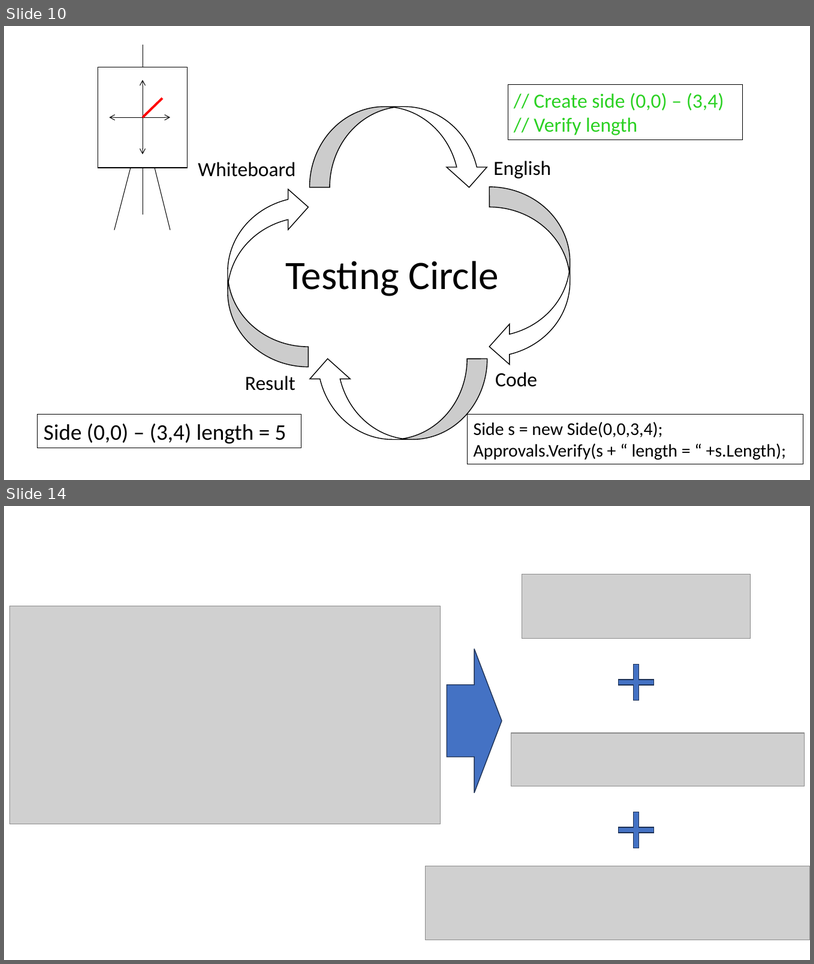
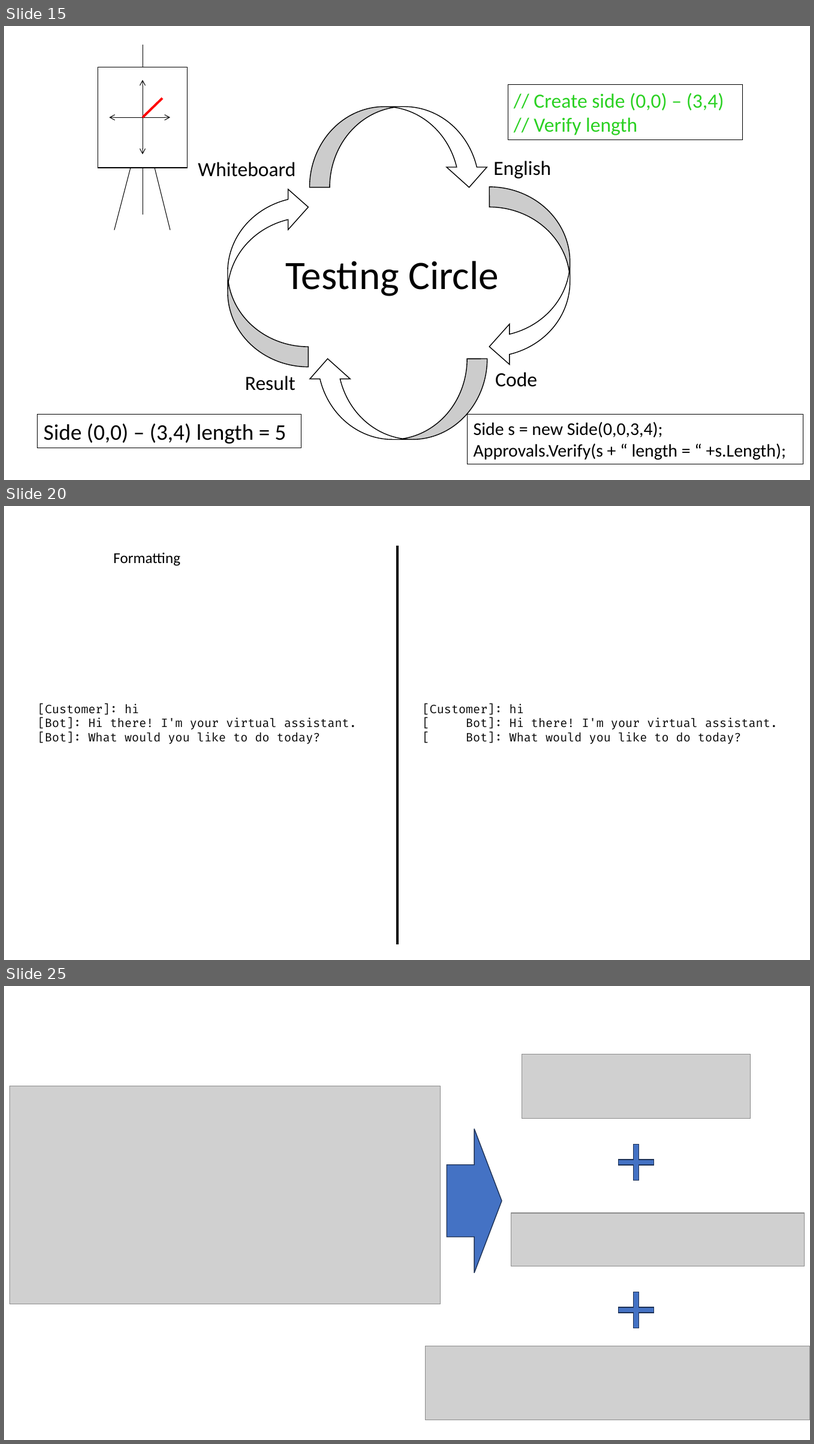
Before and after one commit to LearnWithLlew/TestingBetterWithApprovals.Slides, a slide deck: slides/Testing Better with Approvals.pptx. Shown one above the other, each under a label of ours: slides 10 and 14 before the commit, slides 15, 20 and 25 after it; the slides between them are not shown. The pictures are 814x964 and 814x1444 pixels, drawn with LibreOffice and Linux fonts; fonts in the diff are those of the drawing; grey boxes stand for pictures. Boxes give left, top, right and bottom in pixels: in the first picture for what was removed or moved away, otherwise in the second. Text is boxed around its words. In the diff, an @@ line names an element or a change of style, - is before the commit and + after.

```diff
--- a/slides/Testing Better with Approvals.pptx
+++ b/slides/Testing Better with Approvals.pptx
@@ slide 20 added at [4,506,810,960], background #FFFFFF @@
@@ text added at [113,552,180,566], 18 pt, text #000000 @@
+Formatting
@@ line added from (398, 546) to (398, 944), #000000 3 pt @@
@@ text added at [38,703,357,744], 14 pt, text #080808 @@
+[Customer]: hi
+[Bot]: Hi there! I'm your virtual assistant.
+[Bot]: What would you like to do today?
@@ text added at [423,703,778,744], 14 pt, text #080808 @@
+[Customer]: hi
+[ Bot]: Hi there! I'm your virtual assistant.
+[ Bot]: What would you like to do today?
@@ what was slide 10 is now slide 15 @@
@@ what was slide 14 is now slide 25 @@
```
Also in this commit, not shown: 2 slides changed, 9 other slides added, 4 other files.
